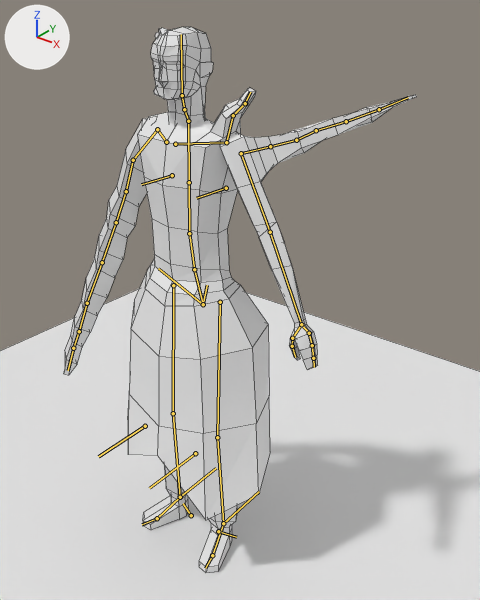
Two versions of the Blender file salemstalker/Assets/3D/charatermodel/half_hollow.blend, one commit apart.
Camera for both pictures: a camera (50 mm lens) standing at (1.385, -1.474, 1.99) and looking at (0.073, 0.166, 0.974). Lighting does not change. The marker at upper left points along +X, +Y and +Z. The bones that bend it are drawn over the model as lines. Mesh edges are drawn as thin lines.
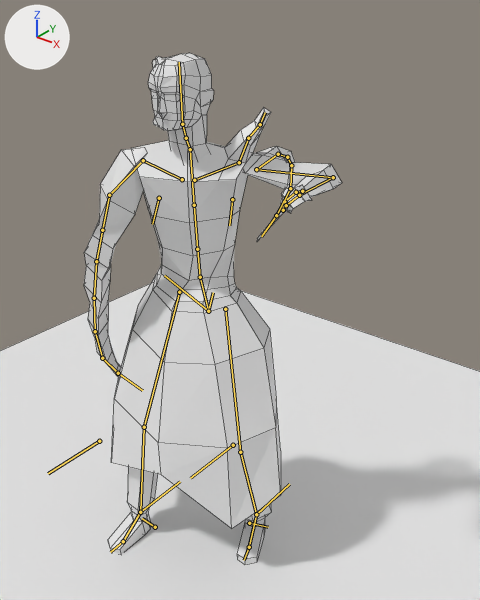
The newer file adds an action. The first version stands in its rest pose; the second is drawn at frame 10 of the action 'attack2'.

Pixel boxes (x1, y1, x2, y2) of what changed, in the pictures (480 x 600 px):
'Cube', posed (22% wider): before (128, 88, 270, 573); after (108, 108, 281, 564)
'Cube.002', posed (27% narrower, 17% shorter): before (64, 95, 417, 375); after (84, 146, 342, 378)
'Cube.003', posed (6% wider, 9% taller): before (151, 27, 213, 126); after (148, 53, 214, 161)
bone 'spine', root to tip: before (203, 304) to (194, 269); after (208, 311) to (200, 277)
bone 'spine.001', root to tip: before (194, 269) to (189, 233); after (200, 277) to (197, 249)
bone 'spine.004', root to tip: before (188, 121) to (184, 109); after (190, 149) to (186, 138)
bone 'upper_arm.L', root to tip: before (241, 153) to (270, 232); after (256, 169) to (333, 177)
bone 'forearm.L', root to tip: before (270, 232) to (301, 324); after (333, 177) to (299, 195)
bone 'hand.L', root to tip: before (301, 324) to (309, 333); after (299, 195) to (302, 191)
bone 'hand.L.001', root to tip: before (309, 333) to (312, 345); after (302, 191) to (296, 192)
bone 'hand.L.002', root to tip: before (312, 345) to (313, 358); after (296, 192) to (284, 201)
bone 'hand.L.003', root to tip: before (313, 358) to (314, 367); after (284, 201) to (287, 206)
bone 'forearm.L.001', root to tip: before (301, 324) to (292, 338); after (299, 195) to (286, 205)
bone 'forearm.L.003', root to tip: before (292, 346) to (295, 357); after (283, 210) to (283, 206)
bone 'shoulder.L.001', root to tip: before (226, 142) to (233, 115); after (239, 162) to (248, 138)
bone 'shoulder.L.002', root to tip: before (233, 115) to (245, 103); after (248, 138) to (260, 124)
bone 'shoulder.L.003', root to tip: before (245, 103) to (250, 92); after (260, 124) to (265, 112)
bone 'upper_arm.L.002', root to tip: before (270, 146) to (296, 140); after (278, 154) to (287, 157)
bone 'upper_arm.L.003', root to tip: before (296, 140) to (316, 130); after (287, 157) to (291, 165)
bone 'upper_arm.L.004', root to tip: before (316, 130) to (346, 121); after (291, 165) to (290, 188)
bone 'upper_arm.L.005', root to tip: before (346, 121) to (379, 109); after (290, 188) to (276, 215)
bone 'upper_arm.L.006', root to tip: before (379, 109) to (408, 97); after (276, 215) to (261, 236)
bone 'shoulder.R.001', root to tip: before (157, 129) to (133, 160); after (143, 160) to (109, 195)
bone 'shoulder.R.002', root to tip: before (133, 160) to (126, 191); after (109, 195) to (102, 230)
bone 'shoulder.R.003', root to tip: before (126, 191) to (116, 222); after (102, 230) to (96, 261)
bone 'shoulder.R.004', root to tip: before (116, 222) to (102, 262); after (96, 261) to (94, 298)
bone 'shoulder.R.005', root to tip: before (102, 262) to (87, 303); after (94, 298) to (95, 331)
bone 'shoulder.R.006', root to tip: before (87, 303) to (79, 331); after (95, 331) to (102, 358)
bone 'shoulder.R.007', root to tip: before (79, 331) to (73, 348); after (102, 358) to (118, 373)
bone 'shoulder.R.008', root to tip: before (73, 348) to (68, 370); after (118, 373) to (142, 390)
bone 'foot.L', root to tip: before (223, 523) to (212, 555); after (256, 514) to (249, 547)
bone 'foot.R', root to tip: before (180, 497) to (157, 518); after (140, 512) to (123, 541)
bone 'ik_shin.L.001', root to tip: before (223, 523) to (259, 491); after (256, 514) to (289, 484)
bone 'ik_shin.R.001', root to tip: before (180, 497) to (216, 468); after (140, 512) to (180, 481)

The change in detail:
Bone 'spine' (bone_spine) moves from (0.0, 0.0, 0.0) to (0.0, -0.043, -0.018).
Bone 'spine.001' (bone_spine_001) turns from (0, 0, 0) to (15, 35, -5) degrees about its own x, y and z.
Bone 'spine.004' (bone_spine_004) turns from (0, 0, 0) to (-20, -27, 24) degrees about its own x, y and z.
Bone 'upper_arm.L' (bone_upper_arm_l) turns from (0, 0, 0) to (-7, -12, 52) degrees about its own x, y and z.
Bone 'forearm.L' (bone_forearm_l) turns from (0, 0, 0) to (121, -14, -4) degrees about its own x, y and z.
Bone 'hand.L' (bone_hand_l) turns from (0, 0, 0) to (-16, -8, 21) degrees about its own x, y and z.
Bone 'hand.L.001' (bone_hand_l_001) turns from (0, 0, 0) to (8, 10, -20) degrees about its own x, y and z.
Bone 'hand.L.002' (bone_hand_l_002) turns from (0, 0, 0) to (31, 21, -45) degrees about its own x, y and z.
Bone 'hand.L.003' (bone_hand_l_003) turns from (0, 0, 0) to (9, 8, -76) degrees about its own x, y and z.
Bone 'forearm.L.001' (bone_forearm_l_001) turns from (0, 0, 0) to (-24, 0, -8) degrees about its own x, y and z.
Bone 'forearm.L.003' (bone_forearm_l_003) turns from (0, 0, 0) to (-9, -45, 41) degrees about its own x, y and z.
Bone 'shoulder.L.001' (bone_shoulder_l_001) turns from (0, 0, 0) to (-5, -2, -1) degrees about its own x, y and z.
Bone 'shoulder.L.002' (bone_shoulder_l_002) turns from (0, 0, 0) to (7, 2, 3) degrees about its own x, y and z.
Bone 'shoulder.L.003' (bone_shoulder_l_003) turns from (0, 0, 0) to (-17, 3, -2) degrees about its own x, y and z.
Bone 'upper_arm.L.002' (bone_upper_arm_l_002) turns from (0, 0, 0) to (-44, -20, 46) degrees about its own x, y and z.
Bone 'upper_arm.L.003' (bone_upper_arm_l_003) turns from (0, 0, 0) to (-23, 15, 18) degrees about its own x, y and z.
Bone 'upper_arm.L.004' (bone_upper_arm_l_004) turns from (0, 0, 0) to (-19, 9, 18) degrees about its own x, y and z.
Bone 'upper_arm.L.005' (bone_upper_arm_l_005) turns from (0, 0, 0) to (-23, 14, 19) degrees about its own x, y and z.
Bone 'upper_arm.L.006' (bone_upper_arm_l_006) turns from (0, 0, 0) to (-13, 8, 17) degrees about its own x, y and z.
Bone 'shoulder.R.001' (bone_shoulder_r_001) turns from (0, 0, 0) to (6, 13, 19) degrees about its own x, y and z.
Bone 'shoulder.R.002' (bone_shoulder_r_002) turns from (0, 0, 0) to (-6, 25, -19) degrees about its own x, y and z.
Bone 'shoulder.R.003' (bone_shoulder_r_003) turns from (0, 0, 0) to (4, 23, -9) degrees about its own x, y and z.
Bone 'shoulder.R.004' (bone_shoulder_r_004) turns from (0, 0, 0) to (4, 20, -7) degrees about its own x, y and z.
Bone 'shoulder.R.005' (bone_shoulder_r_005) turns from (0, 0, 0) to (2, 14, -2) degrees about its own x, y and z.
Bone 'shoulder.R.006' (bone_shoulder_r_006) turns from (0, 0, 0) to (-1, -4, -10) degrees about its own x, y and z.
Bone 'shoulder.R.007' (bone_shoulder_r_007) turns from (0, 0, 0) to (-2, -10, -12) degrees about its own x, y and z.
Bone 'shoulder.R.008' (bone_shoulder_r_008) turns from (0, 0, 0) to (3, -14, -21) degrees about its own x, y and z.
Bone 'foot.L' (bone_foot_l) turns from (0, 0, 0) to (-13, 4, 12) degrees about its own x, y and z.
Bone 'foot.R' (bone_foot_r) turns from (0, 0, 0) to (9, -8, -26) degrees about its own x, y and z.
Bone 'ik_shin.L.001' (bone_ik_shin_l_001) moves from (0.0, 0.0, 0.0) to (0.074, 0.12, 0.001).
Bone 'ik_shin.R.001' (bone_ik_shin_r_001) moves from (0.0, 0.0, 0.0) to (-0.065, -0.166, 0.001).
